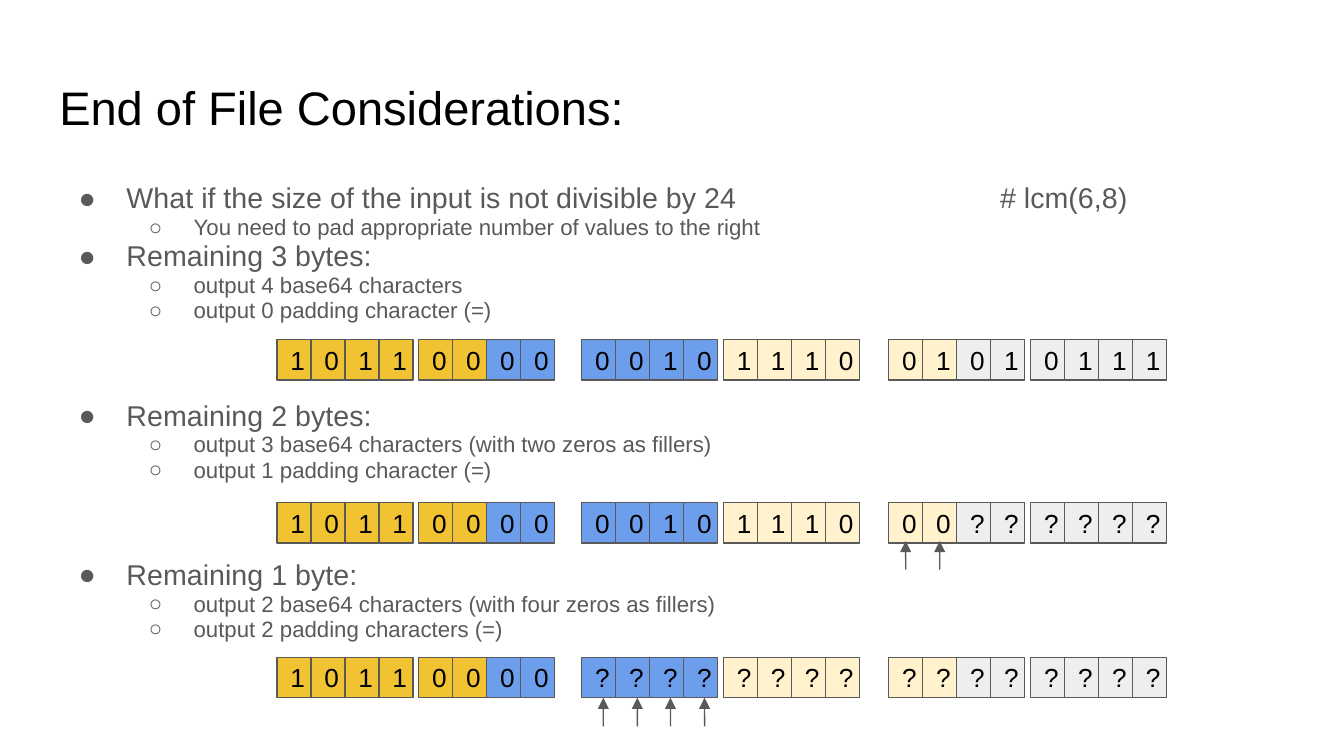
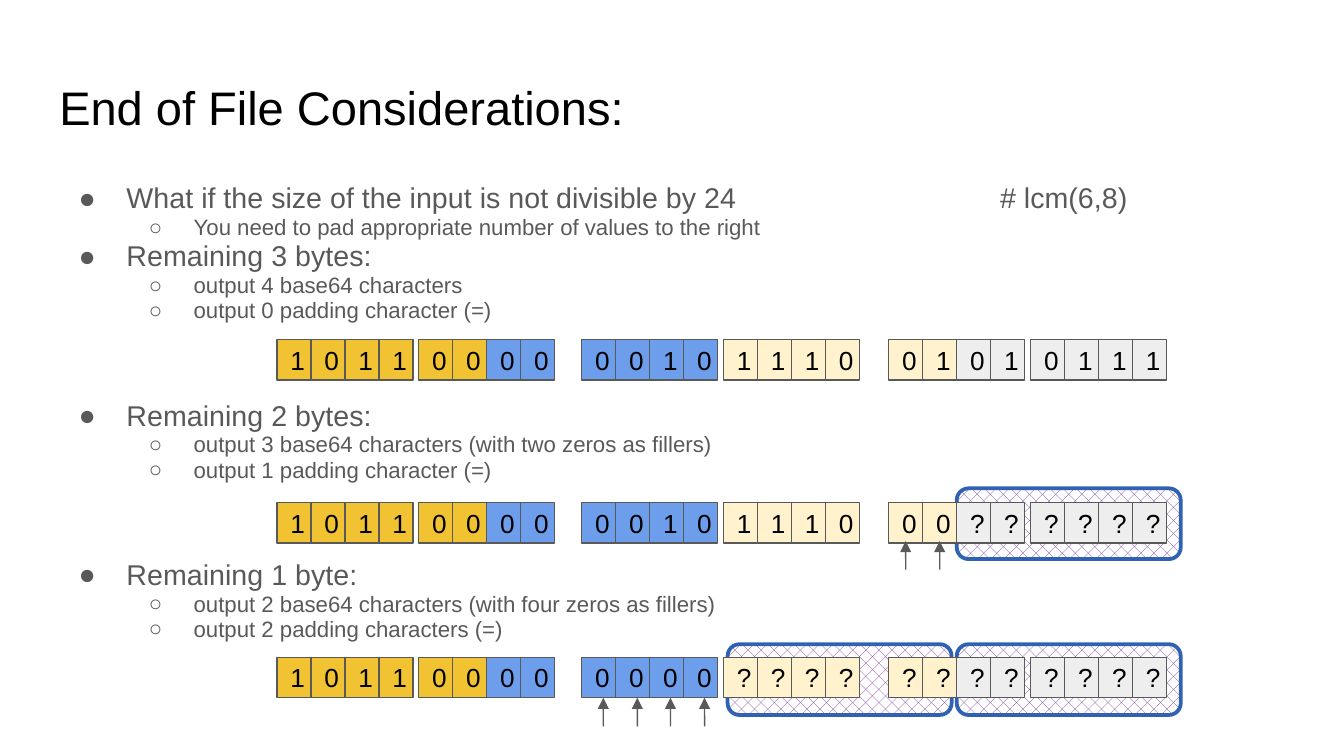
Before and after one commit to sgarcia0206/comp122-f23, a slide deck: slide 8 of format-encodings/slide_presentations/.hidden/base64-encoding.pptx. Drawn at 1344x756 pixels with LibreOffice and Linux fonts; fonts in the diff are those of the drawing. Boxes give left, top, right and bottom in pixels: in the first picture for what was removed or moved away, otherwise in the second. Text is boxed around its words. In the diff, an @@ line names an element or a change of style, - is before the commit and + after.

```diff
--- a/format-encodings/slide_presentations/.hidden/base64-encoding.pptx
+++ b/format-encodings/slide_presentations/.hidden/base64-encoding.pptx
@@ rounded rectangle added at <box>957,488,1181,559</box>, fill pattern #7030A0 on #FFFFFF, outline #3162B5 2 pt @@
@@ rounded rectangle added at <box>727,644,952,715</box>, fill pattern #7030A0 on #FFFFFF, outline #3162B5 2 pt @@
@@ rounded rectangle added at <box>957,644,1181,715</box>, fill pattern #7030A0 on #FFFFFF, outline #3162B5 2 pt @@
@@ text in rectangle at <box>595,668,610,688</box>: text changed @@
-?
+0
@@ text in rectangle at <box>629,668,644,688</box>: text changed @@
-?
+0
@@ text in rectangle at <box>663,668,678,688</box>: text changed @@
-?
+0
@@ text in rectangle at <box>697,668,712,688</box>: text changed @@
-?
+0
```
Also in this commit, not shown: 2 other slides changed, 1 other file.
